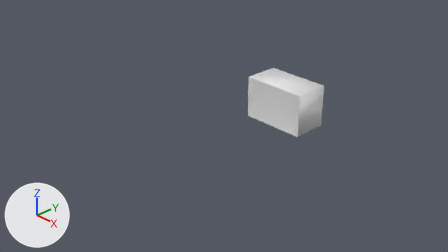
The Blender file models/kitchen/cupboard_small_wide.blend: old version first, new version second.
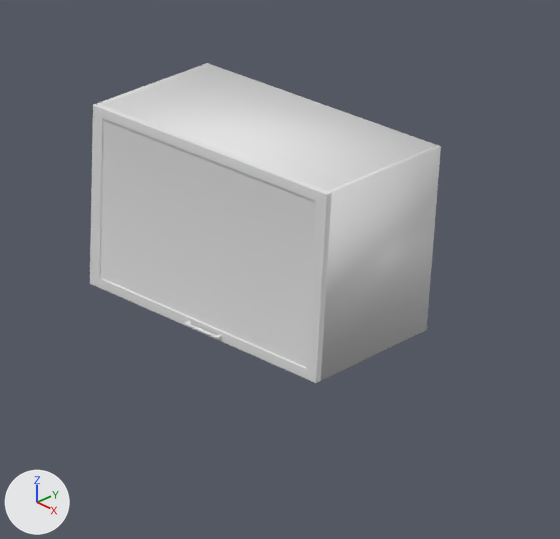
Each version appears first from the file's camera 'Camera', and next in a close-up on the part from 51% to 78% of the width and 21% to 68% of the height. The lights are fixed; the arrows at lower left show +X, +Y and +Z.

Objects in the first close-up: 'skap4_lagre_base', 'skap4_lagre_facade', 'skap4_lagre_handle'.
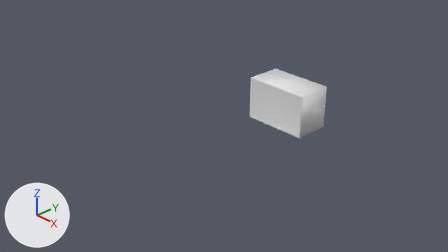
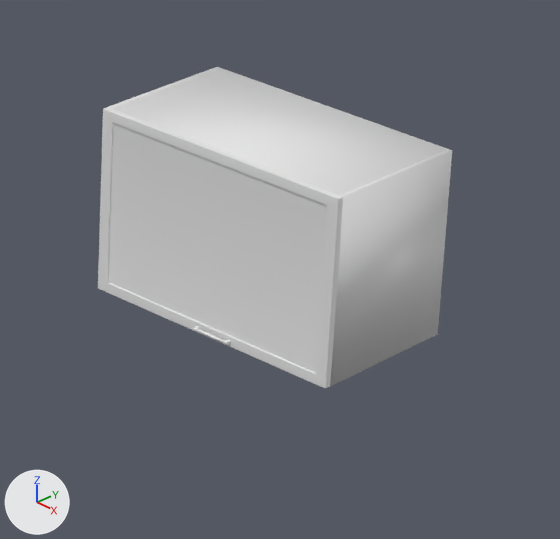
Boxes (x1, y1, x2, y2) around the edits, measured in the close-ups (560 x 539 px):
'skap4_lagre_facade', moved, turned: before (90, 103, 332, 383); after (98, 107, 343, 389)
'skap4_lagre_base', moved: before (99, 63, 441, 381); after (109, 67, 452, 386)
'skap4_lagre_handle', moved, turned: before (185, 321, 222, 339); after (194, 326, 231, 344)

Edits to the bpy script that builds the scene:
```text
Change me_wall_cabinet_05_facade_006:
    where me_wall_cabinet_05_facade_006.from_pydata(...)  # 352 vertices, 350 faces; spans x -448.0..449.0, y -359.0..358.0, z -19.0..7.0
    used by ob_skap4_lagre_facade; location = (2.612, -1.613, 1.704); rotation_euler = (1.571, 0.0, 0.0), in degrees (90, 0, 0); scale = (0.000948, 0.000767, 0.000769)
    me_wall_cabinet_05_facade_006 part 1: the whole mesh is moved by (0.0, -358.0, 6.0)
Change ob_skap4_lagre_base:
    ob_skap4_lagre_base.location: (2.612, -1.342, 1.634) -> (2.651, -1.342, 1.634)
Change ob_skap4_lagre_facade:
    add ob_skap4_lagre_facade.parent = ob_skap4_lagre_base
    add ob_skap4_lagre_facade.matrix_parent_inverse = Matrix(((1059.0, 0.0, 0.0, -2807.0), (0.0, -0.000213, 1309.0, -2139.0), (0.0, -666.7, -0.000109, -894.9), (0.0, 0.0, 0.0, 1.0)))
    ob_skap4_lagre_facade.location: (2.612, -1.613, 1.704) -> (2.651, -1.608, 1.979)
    ob_skap4_lagre_facade.rotation_euler: (1.571, 0.0, 0.0) -> (1.559, 0.0, 0.0)  # degrees (90, 0, 0) -> degrees (89, 0, 0)
Change ob_skap4_lagre_handle:
    add ob_skap4_lagre_handle.parent = ob_skap4_lagre_facade
    add ob_skap4_lagre_handle.matrix_parent_inverse = Matrix(((1055.0, 0.0, 0.0, -2797.0), (0.0, -0.000212, 1304.0, -2580.0), (0.0, -1300.0, -0.000212, -2091.0), (0.0, 0.0, 0.0, 1.0)))
    ob_skap4_lagre_handle.location: (2.633, -1.627, 1.444) -> (2.672, -1.627, 1.444)
```
